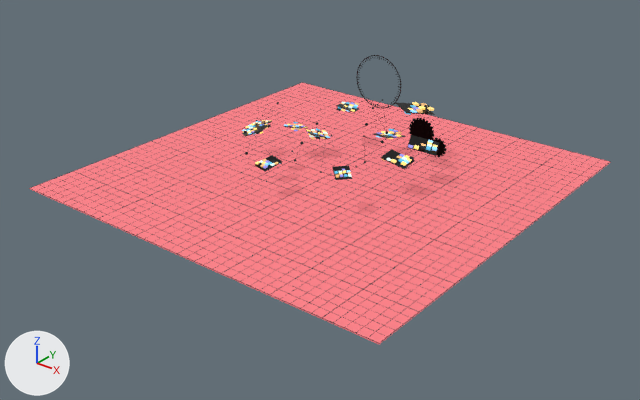
Renders of the glTF model public/models/env_scheduling.glb from each side of a commit.
The view is the same before and after, from a 50 mm camera at (193.0, -247.0, 125.0) aimed at (4.0, -11.0, -21.0). The axes (+X, +Y, +Z) are drawn at lower left. The lights are the same throughout. The older version comes first. Where no turn or scale is listed for an object, it has been applied to the vertices. Vertices at exactly the same position are counted once.

The scene before the commit, as lines of its bpy script (objects in view):
```python
ob_env_abyss = bpy.data.objects.new('env_abyss', me_cube)
ob_env_abyss.location = (0.0, 0.0, -16.0)
ob_env_c6 = bpy.data.objects.new('env_c6', me_cube_090)
ob_env_c6.location = (0.0, 3.1, -1.3)
ob_env_c7 = bpy.data.objects.new('env_c7', me_cube_091)
ob_env_c7.location = (2.7, 3.0, -2.2)
ob_env_clock = bpy.data.objects.new('env_clock', me_torus)
ob_env_clock.location = (-6.0, 40.0, 10.0)
ob_env_gridline = bpy.data.objects.new('env_gridline', me_cube_001)
ob_env_gridline.location = (0.0, 0.0, -15.8)
ob_env_slab = bpy.data.objects.new('env_slab', me_cube_084)
ob_env_slab.location = (0.3, 3.8, -2.5)
ob_geara_brass = bpy.data.objects.new('gearA_brass', me_cylinder_023)
ob_geara_brass.location = (22.0, 30.0, -2.0)
```
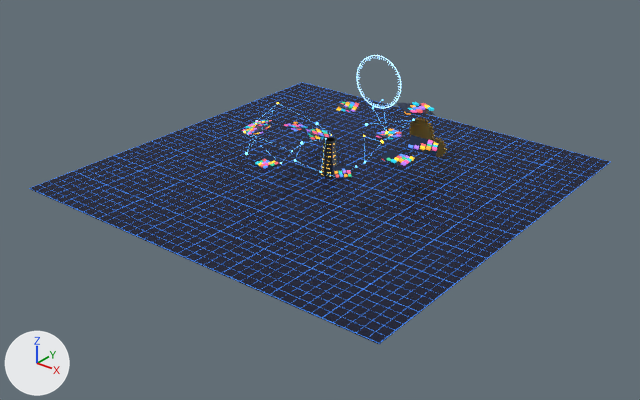
What differs and where, as boxes [x1, y1, x2, y2] in the pictures (640 x 400 px):
'env_cr_metal', added
    after: [321, 137, 338, 178]
'env_cr_strut', added
    after: [315, 139, 343, 179]
part 1 of me_cube, surface changed (pink to blue)
    both: [30, 83, 611, 344]
part 2 of me_cube_090, surface changed
    both: [243, 102, 438, 175]
part 3 of me_cube_091, surface changed
    both: [250, 104, 438, 166]
part 4 of me_torus, surface changed
    both: [356, 55, 401, 109]
part 5 of me_cube_001, surface changed
    both: [29, 82, 611, 344]
part 6 of me_sphere_001, recoloured
    both: [245, 99, 415, 173]
part 7 of me_cylinder_023, surface changed (lighter)
    both: [409, 118, 434, 140]

Patch to the scene script:
```diff
--- a/public/models/env_scheduling.glb.py
+++ b/public/models/env_scheduling.glb.py
@@ me_cube @@
 me_cube.from_pydata(...)  # 8 vertices, 12 faces; spans x -80.0..80.0, y -80.0..80.0, z 0.0
+# me_cube part 1: texture (UV) coordinates of 12 of 12 faces, centred in x -80.0..80.0, y -80.0..80.0, z 0.0, changed; they spanned u 0.03..0.03, v 0.97..0.97 and now span u 0.02..0.02, v 0.98..0.98
 me_cube.materials.append(mat_palettematerial001)
@@ me_cube_090 @@
 me_cube_090.from_pydata(...)  # 1400 vertices, 2700 faces; spans x -38.0..37.5, y -35.1..35.0, z -6.3..7.9
+# me_cube_090 part 2: texture (UV) coordinates of 2700 of 2700 faces, centred in x -38.0..37.5, y -35.1..35.0, z -6.3..7.9, changed; they spanned u 0.47..0.47, v 0.53..0.53 and now span u 0.23..0.23, v 0.77..0.77
 me_cube_090.materials.append(mat_palettematerial002)
@@ me_cube_091 @@
 me_cube_091.from_pydata(...)  # 1176 vertices, 2268 faces; spans x -34.5..33.8, y -35.3..35.2, z -5.4..8.8
+# me_cube_091 part 3: texture (UV) coordinates of 2268 of 2268 faces, centred in x -34.5..33.8, y -35.3..35.2, z -5.4..8.8, changed; they spanned u 0.53..0.53, v 0.47..0.47 and now span u 0.27..0.27, v 0.73..0.73
 me_cube_091.materials.append(mat_palettematerial002)
@@ me_torus @@
 me_torus.from_pydata(...)  # 1056 vertices, 1872 faces; spans x -11.2..11.2, y -0.2..0.2, z -11.2..11.2
+# me_torus part 4: texture (UV) coordinates of 1872 of 1872 faces, centred in x -11.2..11.2, y -0.2..0.2, z -11.2..11.2, changed; they spanned u 0.59..0.59, v 0.41..0.41 and now span u 0.3..0.3, v 0.7..0.7
 me_torus.materials.append(mat_palettematerial003)
@@ me_cube_001 @@
 me_cube_001.from_pydata(...)  # 656 vertices, 984 faces; spans x -80.0..80.0, y -80.0..80.0, z 0.0
+# me_cube_001 part 5: texture (UV) coordinates of 984 of 984 faces, centred in x -80.0..80.0, y -80.0..80.0, z 0.0, changed; they spanned u 0.72..0.72, v 0.28..0.28 and now span u 0.45..0.45, v 0.55..0.55
 me_cube_001.materials.append(mat_palettematerial002)
@@ me_sphere_001 @@
 me_sphere_001.from_pydata(...)  # 832 vertices, 1600 faces; spans x -31.4..31.4, y -30.0..30.0, z -8.8..8.8
+# me_sphere_001 part 6: 1600 faces spanning x -31.4..31.4, y -30.0..30.0, z -8.8..8.8 switch from mat_palettematerial005 to mat_palettematerial003
@@ me_cylinder_023 @@
 me_cylinder_023.from_pydata(...)  # 1312 vertices, 2532 faces; spans x -5.7..5.7, y -0.3..0.3, z -5.7..5.7
+# me_cylinder_023 part 7: texture (UV) coordinates of 2532 of 2532 faces, centred in x -5.7..5.7, y -0.3..0.3, z -5.7..5.7, changed; they spanned u 0.91..0.91, v 0.09..0.09 and now span u 0.55..0.55, v 0.45..0.45
 me_cylinder_023.materials.append(mat_palettematerial007)
@@ ob_env_cr_strut @@
+ob_env_cr_strut = bpy.data.objects.new('env_cr_strut', me_cube_339)  # 48 vertices, 72 faces; spans x -4.94..7.34, y -5.35..5.35, z -6.86..7.71
+ob_env_cr_strut.location = (-1.2, 0.0, -9.2)
@@ ob_env_cr_metal @@
+ob_env_cr_metal = bpy.data.objects.new('env_cr_metal', me_cone)  # 96 vertices, 184 faces; spans x -2.91..2.91, y -3.36..3.36, z -7.38..7.38
+ob_env_cr_metal.location = (0.0, 0.0, -8.6)
```
